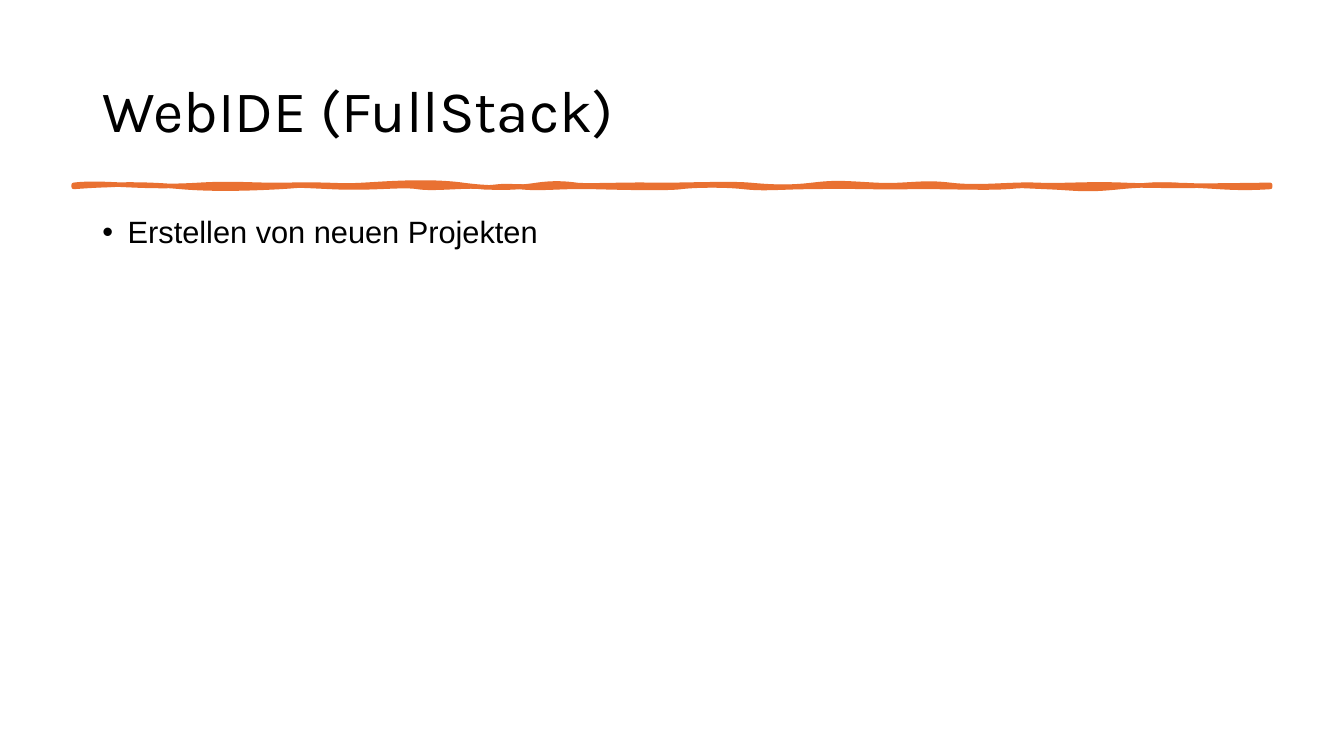
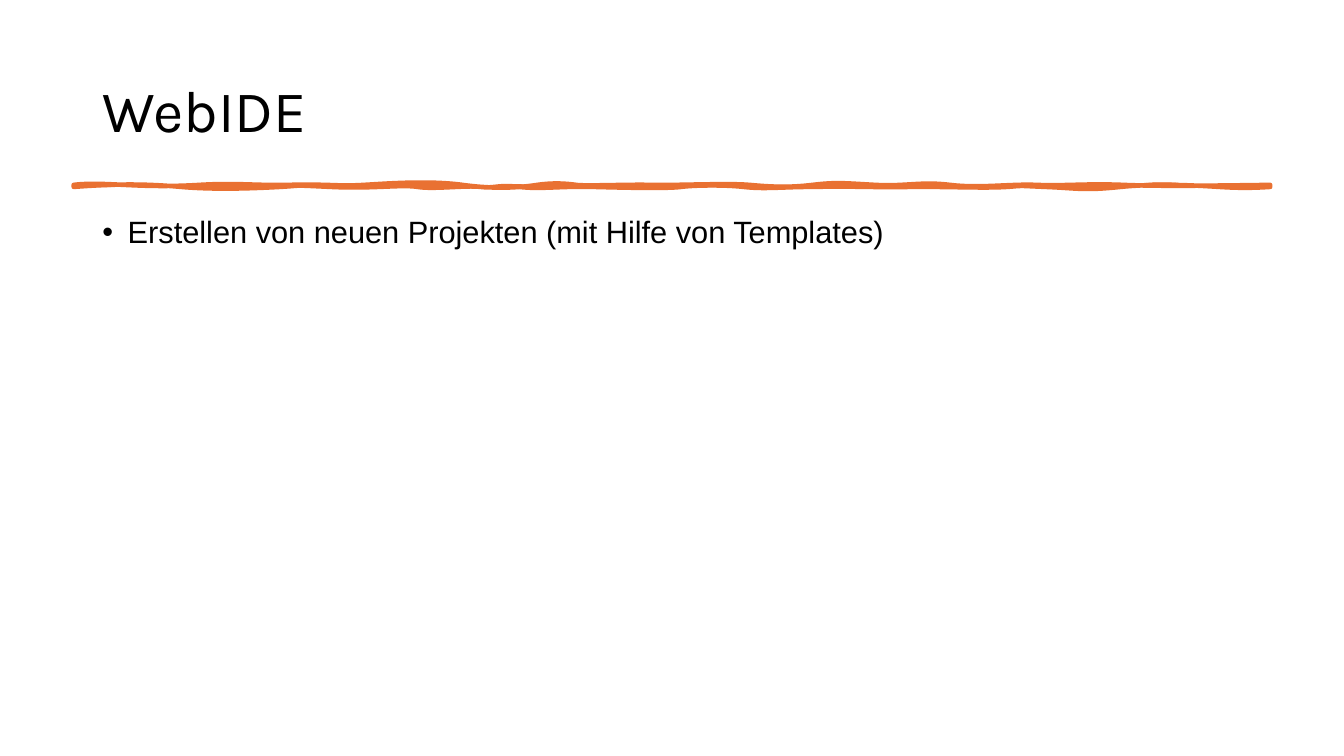
Before and after one commit to MatLange/SAPTraining, a slide deck: slide 15 of Tag01_SAPUI5-Fiori_DE.pptx (slide 12 before the commit). Drawn at 1344x756 pixels with LibreOffice and Linux fonts; fonts in the diff are those of the drawing. Boxes give left, top, right and bottom in pixels: in the first picture for what was removed or moved away, otherwise in the second. Text is boxed around its words. In the diff, an @@ line names an element or a change of style, - is before the commit and + after.

```diff
--- a/Tag01_SAPUI5-Fiori_DE.pptx
+++ b/Tag01_SAPUI5-Fiori_DE.pptx
@@ title at [102,92,306,133]: text changed @@
-WebIDE (FullStack)
+WebIDE
@@ text at [128,220,883,248]: text changed @@
-• Erstellen von neuen Projekten
+• Erstellen von neuen Projekten (mit Hilfe von Templates)
```
Also in this commit, not shown: 11 other slides changed, 39 slides added, 1 slide removed, 4 other files.
